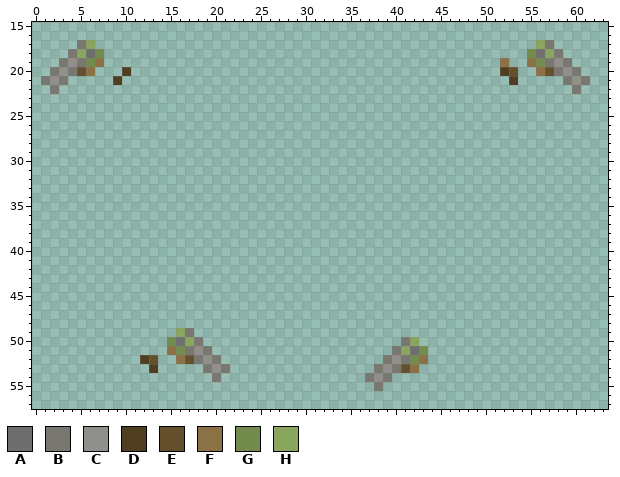
Edited in one commit: pixel-art sprite (Resources/Textures/Objects/Weapons/Guns/Launchers/grappling_gun.rsi/inhand-right.png). Above is the file before it was changed.
The file is 64x64 pixels. Colours within 5 levels of each other are drawn and written as one. Shown: x 0..63, y 15..57.
Palette (. is transparent): A #6e6e6e  B #787770  C #908f89  D #4f3e1f  E #64502d  F #8b7143  G #738b4d  H #8aa65e
The same view after the edit:
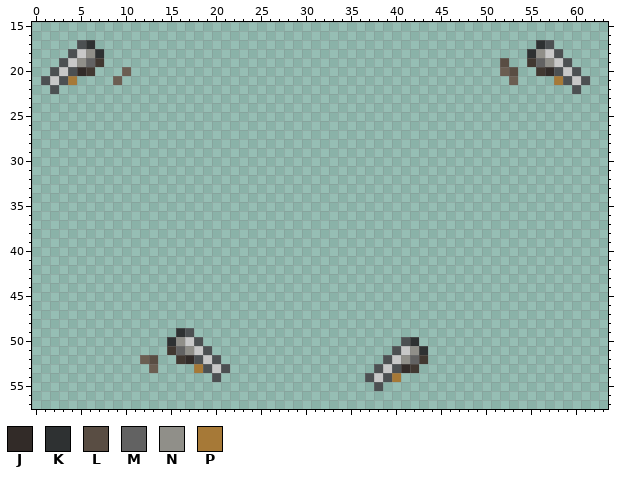
Colours new in this view: J #322b28  K #2e3132  L #594d43  M #626262  N #908f89  P #a67937
The exact change:
colour B: #787770 -> #4c5052
colour C: #908f89 -> #c8c8c8
colour D: #4f3e1f -> #6b5e52
colour F: #8b7143 -> #413831
Changed rows in their new state; - is a pixel that keeps its letter.
first column x 4:
17 --K-------------------------------------------------K--
18 -CNK-----------------------------------------------KNC-
19 -NM---------------------------------------------L---MN-
20 -J-----------------------------------------------L---J-
21 P-----------------------------------------------------P
first column x 13:
49 ---K---------------------------
50 --KNC------------------------K-
51 ---MN-----------------------CNK
52 L---J-----------------------NM-
53 -----P----------------------J--
54 ---------------------------P---
